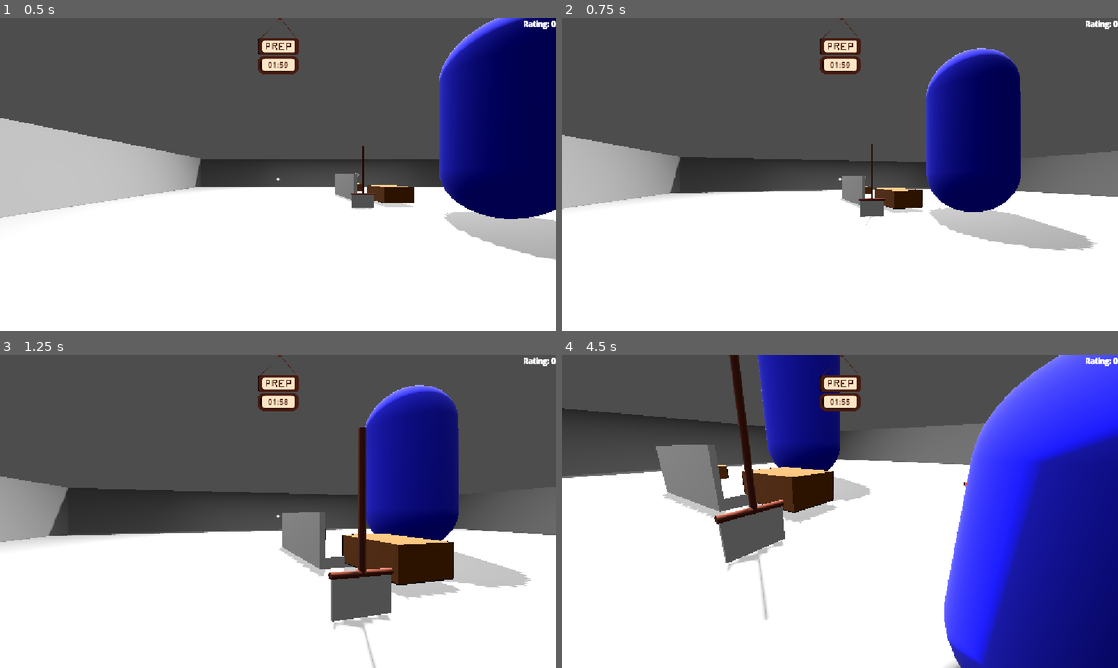
Above: before the commit, frames 1-4 (two rows, left to right).
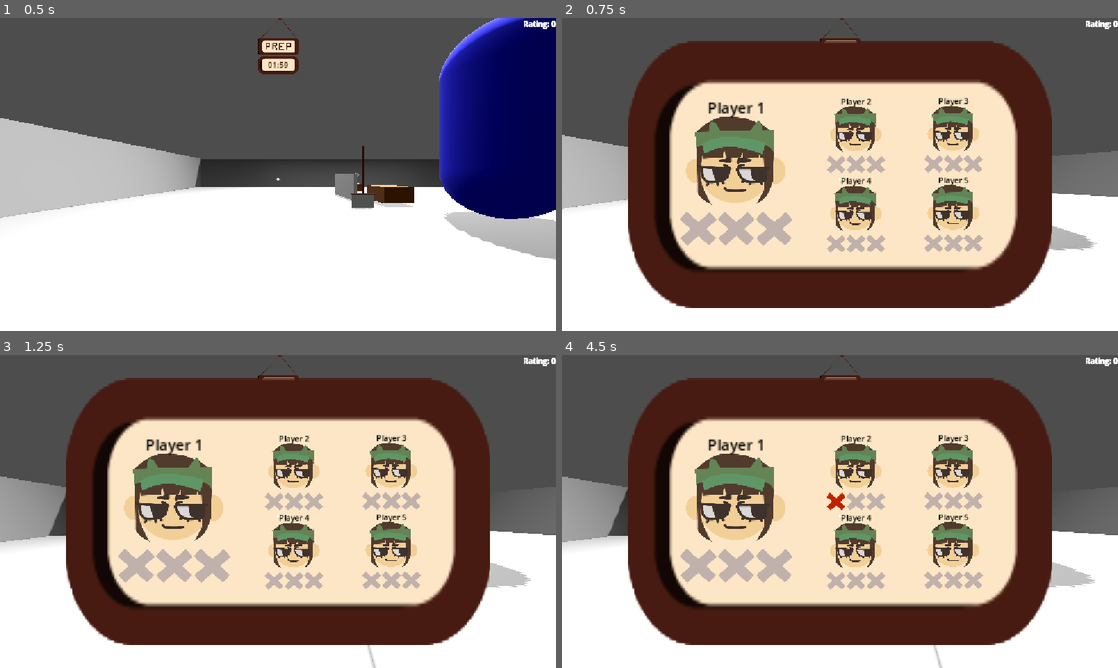
Above: after the commit, the same moments.

Repository: AlexLietha/Slacker
Game: Godot game, scene res://Scenes/test.tscn
The game is run twice, just before and just after one commit, with the same random seed, the same clock (stepped at 60 frames per second) and the same inputs.
Inputs (mouse positions are in pixels of both pictures, inside the frame that each line leads up to):
- Up to frame 1 (0.5 s): no input
- Up to frame 2 (0.75 s): tap Enter (ui_accept) at 0.5 s; move the mouse to (867, 174) at 0.52 s; hold W (moveForward) from 0.53 s (still down); tap E (interact) at 0.6 s
- Up to frame 3 (1.25 s): keep holding W (moveForward); tap Enter (ui_accept) at 0.77 s
- Up to frame 4 (4.5 s): release W (moveForward) at 1.25 s; click (734, 505) at 1.25 s, where only the run after the commit has a clickable "Player 1"; click (856, 470) at 2 s, where only the run after the commit has a clickable "Player 2"; click (951, 467) at 2.75 s, where only the run after the commit has a clickable "Player 3"; click (856, 549) at 3.5 s, where only the run after the commit has a clickable "Player 4"; click (951, 549) at 4.25 s, where only the run after the commit has a clickable "Player 5"

Frame 1 is identical in both runs. In frame 2, 61% of the frame differs, in the area x 11-89%, y 7-93%; in frame 3, 61%; in frame 4, 80%, in the area x 0-100%, y 0-100%.

Commit message:
added cursed votebox

Diff:
--- a/slacker/Scenes/FunctionalKitchen.tscn
+++ b/slacker/Scenes/FunctionalKitchen.tscn
@@ -16,6 +16,7 @@
 [ext_resource type="PackedScene" uid="uid://bwbxe6tcv6484" path="res://environmentmodelscenes/trashcan.tscn" id="11_g0k8k"]
 [ext_resource type="PackedScene" uid="uid://clkyi1xaaf5mp" path="res://environmentmodelscenes/spatula.tscn" id="12_sn54c"]
 [ext_resource type="PackedScene" uid="uid://b6tfnde32xqur" path="res://environmentmodelscenes/pancakestack.tscn" id="13_d3bkb"]
+[ext_resource type="PackedScene" uid="uid://w0g2043ktub6" path="res://Scenes/report_box.tscn" id="14_kssx3"]
 [ext_resource type="PackedScene" uid="uid://bg8qlsnubpuc6" path="res://environmentmodelscenes/waffle.tscn" id="14_ku32c"]
 [ext_resource type="PackedScene" uid="uid://bgu1pls1ejp2t" path="res://Scenes/Grabbable Objects/plate.tscn" id="14_nycbd"]
 [ext_resource type="PackedScene" uid="uid://cqu4s7gp7ge71" path="res://environmentmodelscenes/knife.tscn" id="15_87vul"]
@@ -288,3 +289,6 @@
 
 [node name="OrderBoard" parent="." unique_id=598548473 instance=ExtResource("27_cakj8")]
 transform = Transform3D(-1.4999833, 0, 0.007076583, 0, 1.5, 0, -0.007076583, 0, -1.4999833, 10.257169, 0.92690086, -0.0410856)
+
+[node name="StaticBody3D" parent="." unique_id=1958575001 instance=ExtResource("14_kssx3")]
+transform = Transform3D(1, 0, 0, 0, 1, 0, 0, 0, 1, 7.0681834, 2.1542432, -8.6701765)
--- a/slacker/Scenes/player.tscn
+++ b/slacker/Scenes/player.tscn
@@ -4,6 +4,7 @@
 [ext_resource type="Script" uid="uid://dqpaw7ty68pbe" path="res://Scripts/playerMovement.gd" id="1_g2els"]
 [ext_resource type="Script" uid="uid://3i2b3c7mfewl" path="res://Scripts/Orders/UI/order_list.gd" id="3_6t5aa"]
 [ext_resource type="Script" uid="uid://dxlxaqlecxydr" path="res://Scripts/Orders/UI/CustomerSatisfactionUI.gd" id="4_vgqql"]
+[ext_resource type="PackedScene" uid="uid://nsk45ymwt1wc" path="res://UI/VotingUI.tscn" id="5_fkybt"]
 
 [sub_resource type="CapsuleShape3D" id="CapsuleShape3D_vgqql"]
 
@@ -73,3 +74,5 @@
 
 [node name="GrabbedObjectPosition" type="Node3D" parent="." unique_id=1229670346]
 transform = Transform3D(1, 0, 0, 0, 1, 0, 0, 0, 1, 0, 0.46514714, -0.45139253)
+
+[node name="VotingBoard" parent="." unique_id=1031466018 instance=ExtResource("5_fkybt")]
--- /dev/null
+++ b/slacker/Scenes/report_box.tscn
@@ -0,0 +1,72 @@
+[gd_scene format=3 uid="uid://w0g2043ktub6"]
+
+[ext_resource type="Script" uid="uid://c0ev0xxgy87r5" path="res://Scripts/ReportPlayer.gd" id="1_b6aji"]
+[ext_resource type="Script" uid="uid://8hid0kygyi71" path="res://Scripts/interactible_component.gd" id="1_k06tl"]
+[ext_resource type="Script" uid="uid://dakevjuf8svg" path="res://Scripts/HighlightComponent.gd" id="3_r507p"]
+
+[sub_resource type="StandardMaterial3D" id="StandardMaterial3D_h0q4h"]
+albedo_color = Color(1, 0.16078432, 0, 1)
+
+[sub_resource type="BoxMesh" id="BoxMesh_nbe6a"]
+material = SubResource("StandardMaterial3D_h0q4h")
+size = Vector3(1, 0.68652344, 1)
+
+[sub_resource type="StandardMaterial3D" id="StandardMaterial3D_prwft"]
+albedo_color = Color(0, 0, 0, 1)
+
+[sub_resource type="PlaneMesh" id="PlaneMesh_nbe6a"]
+material = SubResource("StandardMaterial3D_prwft")
+size = Vector2(0.25, 0.5)
+
+[sub_resource type="BoxShape3D" id="BoxShape3D_nbe6a"]
+size = Vector3(1, 0.68078613, 1)
+
+[node name="StaticBody3D" type="StaticBody3D" unique_id=1958575001 node_paths=PackedStringArray("interactableComponent", "highlightComponent", "model")]
+script = ExtResource("1_b6aji")
+interactableComponent = NodePath("InteractableComponent")
+highlightComponent = NodePath("HighlightComponent")
+model = NodePath("CSGBox3D")
+
+[node name="CSGBox3D" type="CSGBox3D" parent="." unique_id=122005518]
+transform = Transform3D(1, 0, 0, 0, 1, 0, 0, 0, 1, 0.012036115, 0.13969776, 0.013671875)
+size = Vector3(0.90000004, 0.001, 0.9394531)
+
+[node name="box" type="MeshInstance3D" parent="." unique_id=1804333608]
+transform = Transform3D(1, 0, 0, 0, 1, 0, 0, 0, 1, 0, -0.15673828, 0)
+mesh = SubResource("BoxMesh_nbe6a")
+
+[node name="Slit" type="MeshInstance3D" parent="." unique_id=350196690]
+transform = Transform3D(1, 0, 0, 0, 1, 0, 0, 0, 1, 0, 0.19033393, 0)
+mesh = SubResource("PlaneMesh_nbe6a")
+
+[node name="InteractableComponent" type="Node" parent="." unique_id=610096994]
+script = ExtResource("1_k06tl")
+metadata/_custom_type_script = "uid://8hid0kygyi71"
+
+[node name="Label3D" type="Label3D" parent="." unique_id=2088420147]
+transform = Transform3D(-1, 0, 2.9802322e-08, 0, 1, 0, -2.9802322e-08, 0, -1, -2.7967388e-09, -0.13146323, -0.50615704)
+text = "Report"
+font_size = 50
+
+[node name="Label3D2" type="Label3D" parent="." unique_id=160781390]
+transform = Transform3D(1.3909066e-08, 0, -1, 0, 1, 0, 1, 0, 1.3909066e-08, -0.50633, -0.13146323, -0.0061570406)
+text = "Report"
+font_size = 50
+
+[node name="Label3D3" type="Label3D" parent="." unique_id=522213400]
+transform = Transform3D(0.99999994, 0, 1.3909068e-08, 0, 1, 0, -1.3909068e-08, 0, 0.99999994, -0.00038003922, -0.119061664, 0.50160956)
+text = "Report"
+font_size = 50
+
+[node name="Label3D4" type="Label3D" parent="." unique_id=618948341]
+transform = Transform3D(1.5893256e-08, 0, 1, 0, 1, 0, -1, 0, 1.5893256e-08, 0.505777, -0.12060596, -0.0061570425)
+text = "Report"
+font_size = 50
+
+[node name="CollisionShape3D" type="CollisionShape3D" parent="." unique_id=1706996616]
+transform = Transform3D(1, 0, 0, 0, 1, 0, 0, 0, 1, 0, -0.15960693, 0)
+shape = SubResource("BoxShape3D_nbe6a")
+
+[node name="HighlightComponent" type="Node" parent="." unique_id=344132689]
+script = ExtResource("3_r507p")
+metadata/_custom_type_script = "uid://dakevjuf8svg"
--- /dev/null
+++ b/slacker/Scripts/ReportButton.gd
@@ -0,0 +1,25 @@
+extends TextureButton
+
+var counter: int = 0
+@export var X1: TextureRect
+@export var X2: TextureRect
+@export var X3: TextureRect
+# Called when the node enters the scene tree for the first time.
+func _ready() -> void:
+	pass # Replace with function body.
+
+
+# Called every frame. 'delta' is the elapsed time since the previous frame.
+func _process(delta: float) -> void:
+	pass
+
+
+func _on_pressed() -> void:
+	if(counter == 0):
+		X1.visible = true
+	elif(counter == 1):
+		X2.visible = true
+	else:
+		X3.visible = true
+
+	counter = counter + 1;
--- /dev/null
+++ b/slacker/Scripts/ReportPlayer.gd
@@ -0,0 +1,22 @@
+extends StaticBody3D
+
+@export var interactableComponent: InteractableComponent
+@export var highlightComponent: HighlightComponent
+
+@export var model: CSGBox3D
+
+
+func _ready() -> void:
+	interactableComponent.GetInteractSignal().connect(RetrieveItem)
+	#interactableComponent.GetHoveredSignal().connect(highlight)
+
+	#highlightComponent.SetShader(model.material.next_pass)
+
+
+
+func RetrieveItem(interactor: Player) -> void:
+	print("Interacted")
+	interactor.ShowUI()
+
+#func highlight(interactor: Player, highlighted: bool):
+	#highlightComponent.highlight(interactor, highlighted)
--- a/slacker/Scripts/playerMovement.gd
+++ b/slacker/Scripts/playerMovement.gd
@@ -9,15 +9,21 @@
 @onready var camera = $Camera3D
 @onready var hat := $Hat
 @onready var player_mesh := $PlayerMesh
+@onready var vote_UI := $VotingBoard
 
 @export var interactionRayCast : RayCast3D
 @export var grabbedItem : Node3D
+var counter: int = 0;
 
 func _ready() -> void:
 	add_to_group("players")
 	Input.mouse_mode = Input.MOUSE_MODE_CAPTURED
+	vote_UI.visible = false
+
+
 
 func _physics_process(delta: float) -> void:
+
 
 	if role == "Manager":
 		hat.show()
@@ -60,6 +66,13 @@
 		velocity.x = move_toward(velocity.x, 0, speed)
 		velocity.z = move_toward(velocity.z, 0, speed)
 
+	if(Input.is_action_just_pressed("Click e")&&counter%2==0):
+		ShowUI()
+		counter = counter +1
+	elif(Input.is_action_just_pressed("Click e")&&counter%2==1):
+		HideUI()
+		counter= counter + 1
+
 	move_and_slide()
 
 
@@ -89,3 +102,11 @@
 
 func HasGrabbedItem() -> bool:
 	return grabbedItem.get_child_count() == 1
+
+func ShowUI() -> void:
+	vote_UI.visible = true
+	Input.set_mouse_mode(Input.MOUSE_MODE_VISIBLE)
+
+func HideUI() -> void:
+	vote_UI.visible = false
+	Input.set_mouse_mode(Input.MOUSE_MODE_CAPTURED)
--- /dev/null
+++ b/slacker/UI/VotingUI.tscn
@@ -0,0 +1,515 @@
+[gd_scene format=3 uid="uid://nsk45ymwt1wc"]
+
+[ext_resource type="Texture2D" uid="uid://cn3emvwfnr4s3" path="res://UI/timer_v1.png" id="1_rccwp"]
+[ext_resource type="Texture2D" uid="uid://b0gvpbgyld0dt" path="res://UI/nostrikes_p1_v1.png" id="2_yb1uu"]
+[ext_resource type="Texture2D" uid="uid://dnjyd8o3ullia" path="res://UI/red_x.png" id="3_7rrvv"]
+[ext_resource type="Script" uid="uid://df557047m1w27" path="res://Scripts/ReportButton.gd" id="3_b5i3x"]
+[ext_resource type="Texture2D" uid="uid://d0267cede3qju" path="res://UI/greyed_x.png" id="3_yb1uu"]
+
+[node name="Control" type="Control" unique_id=1031466018]
+layout_mode = 3
+anchors_preset = 15
+anchor_right = 1.0
+anchor_bottom = 1.0
+grow_horizontal = 2
+grow_vertical = 2
+
+[node name="background" type="TextureRect" parent="." unique_id=1780050751]
+layout_mode = 1
+anchors_preset = 8
+anchor_left = 0.5
+anchor_top = 0.5
+anchor_right = 0.5
+anchor_bottom = 0.5
+offset_left = -439.5
+offset_top = -276.5
+offset_right = 439.5
+offset_bottom = 276.5
+grow_horizontal = 2
+grow_vertical = 2
+texture = ExtResource("1_rccwp")
+
+[node name="PlayerIcon1" type="TextureButton" parent="." unique_id=353898756]
+layout_mode = 0
+offset_left = 257.0
+offset_top = 205.0
+offset_right = 364.5
+offset_bottom = 312.5
+scale = Vector2(1.9200001, 1.9200001)
+texture_normal = ExtResource("2_yb1uu")
+ignore_texture_size = true
+stretch_mode = 4
+
+[node name="PlayerName" type="Label" parent="PlayerIcon1" unique_id=1019238644]
+layout_mode = 1
+anchors_preset = 5
+anchor_left = 0.5
+anchor_right = 0.5
+offset_left = -31.0
+offset_top = -22.0
+offset_right = 31.0
+offset_bottom = 1.0
+grow_horizontal = 2
+theme_override_colors/font_color = Color(0, 0, 0, 1)
+text = "Player 1"
+
+[node name="Strike1Off" type="TextureRect" parent="PlayerIcon1" unique_id=475471617]
+layout_mode = 0
+offset_left = -7.5
+offset_top = 102.0
+offset_right = 32.5
+offset_bottom = 142.0
+texture = ExtResource("3_yb1uu")
+expand_mode = 1
+stretch_mode = 4
+
+[node name="Strike1On" type="TextureRect" parent="PlayerIcon1" unique_id=1016154784]
+visible = false
+layout_mode = 0
+offset_left = -7.5
+offset_top = 102.0
+offset_right = 32.5
+offset_bottom = 142.0
+texture = ExtResource("3_7rrvv")
+expand_mode = 1
+stretch_mode = 4
+
+[node name="Strike2Off" type="TextureRect" parent="PlayerIcon1" unique_id=297099051]
+layout_mode = 0
+offset_left = 33.75
+offset_top = 102.0
+offset_right = 73.75
+offset_bottom = 142.0
+texture = ExtResource("3_yb1uu")
+expand_mode = 1
+stretch_mode = 4
+
+[node name="Strike2On" type="TextureRect" parent="PlayerIcon1" unique_id=459229020]
+visible = false
+layout_mode = 1
+anchors_preset = 7
+anchor_left = 0.5
+anchor_top = 1.0
+anchor_right = 0.5
+anchor_bottom = 1.0
+offset_left = -20.0
+offset_top = -7.5
+offset_right = 20.0
+offset_bottom = 32.5
+grow_horizontal = 2
+grow_vertical = 0
+texture = ExtResource("3_7rrvv")
+expand_mode = 1
+stretch_mode = 4
+
+[node name="Strike3Off" type="TextureRect" parent="PlayerIcon1" unique_id=31136850]
+layout_mode = 0
+offset_left = 75.0
+offset_top = 102.0
+offset_right = 115.0
+offset_bottom = 142.0
+texture = ExtResource("3_yb1uu")
+expand_mode = 1
+stretch_mode = 4
+
+[node name="Strike3On" type="TextureRect" parent="PlayerIcon1" unique_id=1186383292]
+visible = false
+layout_mode = 0
+offset_left = 75.0
+offset_top = 102.0
+offset_right = 115.0
+offset_bottom = 142.0
+texture = ExtResource("3_7rrvv")
+expand_mode = 1
+stretch_mode = 4
+
+[node name="PlayerIcon2" type="TextureButton" parent="." unique_id=1136383905 node_paths=PackedStringArray("X1", "X2", "X3")]
+layout_mode = 0
+offset_left = 555.0
+offset_top = 183.0
+offset_right = 662.5
+offset_bottom = 290.5
+texture_normal = ExtResource("2_yb1uu")
+ignore_texture_size = true
+stretch_mode = 4
+script = ExtResource("3_b5i3x")
+X1 = NodePath("Strike1On")
+X2 = NodePath("Strike2On")
+X3 = NodePath("Strike3On")
+
+[node name="PlayerName" type="Label" parent="PlayerIcon2" unique_id=1152529250]
+layout_mode = 1
+anchors_preset = 5
+anchor_left = 0.5
+anchor_right = 0.5
+offset_left = -31.0
+offset_top = -22.0
+offset_right = 31.0
+offset_bottom = 1.0
+grow_horizontal = 2
+theme_override_colors/font_color = Color(0, 0, 0, 1)
+text = "Player 2"
+
+[node name="Strike1Off" type="TextureRect" parent="PlayerIcon2" unique_id=598995330]
+layout_mode = 0
+offset_left = -7.5
+offset_top = 102.0
+offset_right = 32.5
+offset_bottom = 142.0
+texture = ExtResource("3_yb1uu")
+expand_mode = 1
+stretch_mode = 4
+
+[node name="Strike1On" type="TextureRect" parent="PlayerIcon2" unique_id=632960098]
+visible = false
+layout_mode = 0
+offset_left = -7.5
+offset_top = 102.0
+offset_right = 32.5
+offset_bottom = 142.0
+texture = ExtResource("3_7rrvv")
+expand_mode = 1
+stretch_mode = 4
+
+[node name="Strike2Off" type="TextureRect" parent="PlayerIcon2" unique_id=621831829]
+layout_mode = 0
+offset_left = 33.75
+offset_top = 102.0
+offset_right = 73.75
+offset_bottom = 142.0
+texture = ExtResource("3_yb1uu")
+expand_mode = 1
+stretch_mode = 4
+
+[node name="Strike2On" type="TextureRect" parent="PlayerIcon2" unique_id=1556274401]
+visible = false
+layout_mode = 1
+anchors_preset = 7
+anchor_left = 0.5
+anchor_top = 1.0
+anchor_right = 0.5
+anchor_bottom = 1.0
+offset_left = -20.0
+offset_top = -7.5
+offset_right = 20.0
+offset_bottom = 32.5
+grow_horizontal = 2
+grow_vertical = 0
+texture = ExtResource("3_7rrvv")
+expand_mode = 1
+stretch_mode = 4
+
+[node name="Strike3Off" type="TextureRect" parent="PlayerIcon2" unique_id=798952665]
+layout_mode = 0
+offset_left = 75.0
+offset_top = 102.0
+offset_right = 115.0
+offset_bottom = 142.0
+texture = ExtResource("3_yb1uu")
+expand_mode = 1
+stretch_mode = 4
+
+[node name="Strike3On" type="TextureRect" parent="PlayerIcon2" unique_id=66966990]
+visible = false
+layout_mode = 0
+offset_left = 75.0
+offset_top = 102.0
+offset_right = 115.0
+offset_bottom = 142.0
+texture = ExtResource("3_7rrvv")
+expand_mode = 1
+stretch_mode = 4
+
+[node name="PlayerIcon3" type="TextureButton" parent="." unique_id=1009515208 node_paths=PackedStringArray("X1", "X2", "X3")]
+layout_mode = 0
+offset_left = 757.0
+offset_top = 182.0
+offset_right = 864.5
+offset_bottom = 289.5
+texture_normal = ExtResource("2_yb1uu")
+ignore_texture_size = true
+stretch_mode = 4
+script = ExtResource("3_b5i3x")
+X1 = NodePath("Strike1On")
+X2 = NodePath("Strike2On")
+X3 = NodePath("Strike3On")
+
+[node name="PlayerName" type="Label" parent="PlayerIcon3" unique_id=1248458948]
+layout_mode = 1
+anchors_preset = 5
+anchor_left = 0.5
+anchor_right = 0.5
+offset_left = -31.0
+offset_top = -22.0
+offset_right = 31.0
+offset_bottom = 1.0
+grow_horizontal = 2
+theme_override_colors/font_color = Color(0, 0, 0, 1)
+text = "Player 3"
+
+[node name="Strike1Off" type="TextureRect" parent="PlayerIcon3" unique_id=463005981]
+layout_mode = 0
+offset_left = -7.5
+offset_top = 102.0
+offset_right = 32.5
+offset_bottom = 142.0
+texture = ExtResource("3_yb1uu")
+expand_mode = 1
+stretch_mode = 4
+
+[node name="Strike1On" type="TextureRect" parent="PlayerIcon3" unique_id=517387142]
+visible = false
+layout_mode = 0
+offset_left = -7.5
+offset_top = 102.0
+offset_right = 32.5
+offset_bottom = 142.0
+texture = ExtResource("3_7rrvv")
+expand_mode = 1
+stretch_mode = 4
+
+[node name="Strike2Off" type="TextureRect" parent="PlayerIcon3" unique_id=243467851]
+layout_mode = 0
+offset_left = 33.75
+offset_top = 102.0
+offset_right = 73.75
+offset_bottom = 142.0
+texture = ExtResource("3_yb1uu")
+expand_mode = 1
+stretch_mode = 4
+
+[node name="Strike2On" type="TextureRect" parent="PlayerIcon3" unique_id=194151546]
+visible = false
+layout_mode = 1
+anchors_preset = 7
+anchor_left = 0.5
+anchor_top = 1.0
+anchor_right = 0.5
+anchor_bottom = 1.0
+offset_left = -20.0
+offset_top = -7.5
+offset_right = 20.0
+offset_bottom = 32.5
+grow_horizontal = 2
+grow_vertical = 0
+texture = ExtResource("3_7rrvv")
+expand_mode = 1
+stretch_mode = 4
+
+[node name="Strike3Off" type="TextureRect" parent="PlayerIcon3" unique_id=1700233915]
+layout_mode = 0
+offset_left = 75.0
+offset_top = 102.0
+offset_right = 115.0
+offset_bottom = 142.0
+texture = ExtResource("3_yb1uu")
+expand_mode = 1
+stretch_mode = 4
+
+[node name="Strike3On" type="TextureRect" parent="PlayerIcon3" unique_id=2046735278]
+visible = false
+layout_mode = 0
+offset_left = 75.0
+offset_top = 102.0
+offset_right = 115.0
+offset_bottom = 142.0
+texture = ExtResource("3_7rrvv")
+expand_mode = 1
+stretch_mode = 4
+
+[node name="PlayerIcon4" type="TextureButton" parent="." unique_id=1773233279 node_paths=PackedStringArray("X1", "X2", "X3")]
+layout_mode = 0
+offset_left = 555.0
+offset_top = 347.0
+offset_right = 662.5
+offset_bottom = 454.5
+texture_normal = ExtResource("2_yb1uu")
+ignore_texture_size = true
+stretch_mode = 4
+script = ExtResource("3_b5i3x")
+X1 = NodePath("Strike1On")
+X2 = NodePath("Strike2On")
+X3 = NodePath("Strike3On")
+
+[node name="PlayerName" type="Label" parent="PlayerIcon4" unique_id=1866231491]
+layout_mode = 1
+anchors_preset = 5
+anchor_left = 0.5
+anchor_right = 0.5
+offset_left = -31.0
+offset_top = -22.0
+offset_right = 31.0
+offset_bottom = 1.0
+grow_horizontal = 2
+theme_override_colors/font_color = Color(0, 0, 0, 1)
+text = "Player 4"
+
+[node name="Strike1Off" type="TextureRect" parent="PlayerIcon4" unique_id=1882540911]
+layout_mode = 0
+offset_left = -7.5
+offset_top = 102.0
+offset_right = 32.5
+offset_bottom = 142.0
+texture = ExtResource("3_yb1uu")
+expand_mode = 1
+stretch_mode = 4
+
+[node name="Strike1On" type="TextureRect" parent="PlayerIcon4" unique_id=1455802267]
+visible = false
+layout_mode = 0
+offset_left = -7.5
+offset_top = 102.0
+offset_right = 32.5
+offset_bottom = 142.0
+texture = ExtResource("3_7rrvv")
+expand_mode = 1
+stretch_mode = 4
+
+[node name="Strike2Off" type="TextureRect" parent="PlayerIcon4" unique_id=1614693308]
+layout_mode = 0
+offset_left = 33.75
+offset_top = 102.0
+offset_right = 73.75
+offset_bottom = 142.0
+texture = ExtResource("3_yb1uu")
+expand_mode = 1
+stretch_mode = 4
+
+[node name="Strike2On" type="TextureRect" parent="PlayerIcon4" unique_id=672722753]
+visible = false
+layout_mode = 1
+anchors_preset = 7
+anchor_left = 0.5
+anchor_top = 1.0
+anchor_right = 0.5
+anchor_bottom = 1.0
+offset_left = -20.0
+offset_top = -7.5
+offset_right = 20.0
+offset_bottom = 32.5
+grow_horizontal = 2
+grow_vertical = 0
+texture = ExtResource("3_7rrvv")
+expand_mode = 1
+stretch_mode = 4
+
+[node name="Strike3Off" type="TextureRect" parent="PlayerIcon4" unique_id=1297300122]
+layout_mode = 0
+offset_left = 75.0
+offset_top = 102.0
+offset_right = 115.0
+offset_bottom = 142.0
+texture = ExtResource("3_yb1uu")
+expand_mode = 1
+stretch_mode = 4
+
+[node name="Strike3On" type="TextureRect" parent="PlayerIcon4" unique_id=258945355]
+visible = false
+layout_mode = 0
+offset_left = 75.0
+offset_top = 102.0
+offset_right = 115.0
+offset_bottom = 142.0
+texture = ExtResource("3_7rrvv")
+expand_mode = 1
+stretch_mode = 4
+
+[node name="PlayerIcon5" type="TextureButton" parent="." unique_id=1104315587 node_paths=PackedStringArray("X1", "X2", "X3")]
+layout_mode = 0
+offset_left = 757.0
+offset_top = 346.0
+offset_right = 864.5
+offset_bottom = 453.5
+texture_normal = ExtResource("2_yb1uu")
+ignore_texture_size = true
+stretch_mode = 4
+script = ExtResource("3_b5i3x")
+X1 = NodePath("Strike1On")
+X2 = NodePath("Strike2On")
+X3 = NodePath("Strike3On")
+
+[node name="PlayerName" type="Label" parent="PlayerIcon5" unique_id=2025397008]
+layout_mode = 1
+anchors_preset = 5
+anchor_left = 0.5
+anchor_right = 0.5
+offset_left = -31.0
+offset_top = -22.0
+offset_right = 31.0
+offset_bottom = 1.0
+grow_horizontal = 2
+theme_override_colors/font_color = Color(0, 0, 0, 1)
+text = "Player 5"
+
+[node name="Strike1Off" type="TextureRect" parent="PlayerIcon5" unique_id=715461362]
+layout_mode = 0
+offset_left = -7.5
+offset_top = 102.0
+offset_right = 32.5
+offset_bottom = 142.0
+texture = ExtResource("3_yb1uu")
+expand_mode = 1
+stretch_mode = 4
+
+[node name="Strike1On" type="TextureRect" parent="PlayerIcon5" unique_id=1985708227]
+visible = false
+layout_mode = 0
+offset_left = -7.5
+offset_top = 102.0
+offset_right = 32.5
+offset_bottom = 142.0
+texture = ExtResource("3_7rrvv")
+expand_mode = 1
+stretch_mode = 4
+
+[node name="Strike2Off" type="TextureRect" parent="PlayerIcon5" unique_id=2056128829]
+layout_mode = 0
+offset_left = 33.75
+offset_top = 102.0
+offset_right = 73.75
+offset_bottom = 142.0
+texture = ExtResource("3_yb1uu")
+expand_mode = 1
+stretch_mode = 4
+
+[node name="Strike2On" type="TextureRect" parent="PlayerIcon5" unique_id=1110821936]
+visible = false
+layout_mode = 1
+anchors_preset = 7
+anchor_left = 0.5
+anchor_top = 1.0
+anchor_right = 0.5
+anchor_bottom = 1.0
+offset_left = -20.0
+offset_top = -7.5
+offset_right = 20.0
+offset_bottom = 32.5
+grow_horizontal = 2
+grow_vertical = 0
+texture = ExtResource("3_7rrvv")
+expand_mode = 1
+stretch_mode = 4
+
+[node name="Strike3Off" type="TextureRect" parent="PlayerIcon5" unique_id=91344222]
+layout_mode = 0
+offset_left = 75.0
+offset_top = 102.0
+offset_right = 115.0
+offset_bottom = 142.0
+texture = ExtResource("3_yb1uu")
+expand_mode = 1
+stretch_mode = 4
+
+[node name="Strike3On" type="TextureRect" parent="PlayerIcon5" unique_id=519591572]
+visible = false
+layout_mode = 0
+offset_left = 75.0
+offset_top = 102.0
+offset_right = 115.0
+offset_bottom = 142.0
+texture = ExtResource("3_7rrvv")
+expand_mode = 1
+stretch_mode = 4
+
+[connection signal="pressed" from="PlayerIcon1" to="PlayerIcon1" method="_on_pressed"]
+[connection signal="pressed" from="PlayerIcon2" to="PlayerIcon2" method="_on_pressed"]
--- a/slacker/project.godot
+++ b/slacker/project.godot
@@ -71,6 +71,11 @@
 "events": [Object(InputEventKey,"resource_local_to_scene":false,"resource_name":"","device":-1,"window_id":0,"alt_press …(191 unchanged characters)…
 ]
 }
+"Click e"={
+"deadzone": 0.2,
+"events": [Object(InputEventKey,"resource_local_to_scene":false,"resource_name":"","device":-1,"window_id":0,"alt_pressed":false,"shift_pressed":false,"ctrl_pressed":false,"meta_pressed":false,"pressed":false,"keycode":0,"physical_keycode":69,"key_label":0,"unicode":101,"location":0,"echo":false,"script":null)
+]
+}
 
 [layer_names]
 
Not shown, added: slacker/Scripts/ReportButton.gd.uid
Not shown, added: slacker/Scripts/ReportPlayer.gd.uid
Binary file added: slacker/UI/1strike-_p1_v1.png
Not shown, added: slacker/UI/1strike-_p1_v1.png.import
Binary file added: slacker/UI/3strikes_p1_v1.png
Not shown, added: slacker/UI/3strikes_p1_v1.png.import
Binary file added: slacker/UI/greyed_x.png
Not shown, added: slacker/UI/greyed_x.png.import
Binary file added: slacker/UI/nostrikes_p1_v1.png
Not shown, added: slacker/UI/nostrikes_p1_v1.png.import
Binary file added: slacker/UI/red_x.png
Not shown, added: slacker/UI/red_x.png.import
